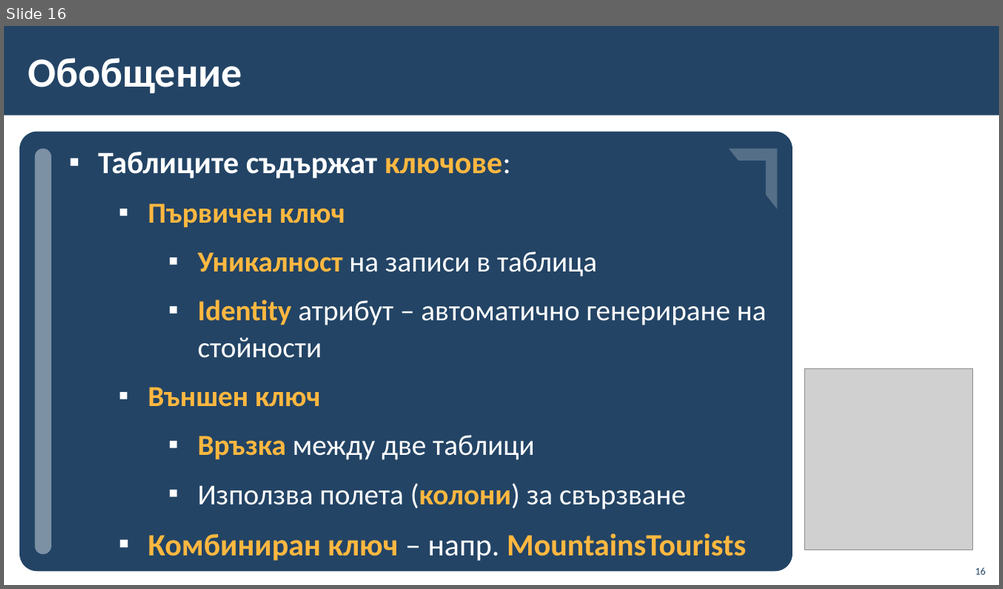
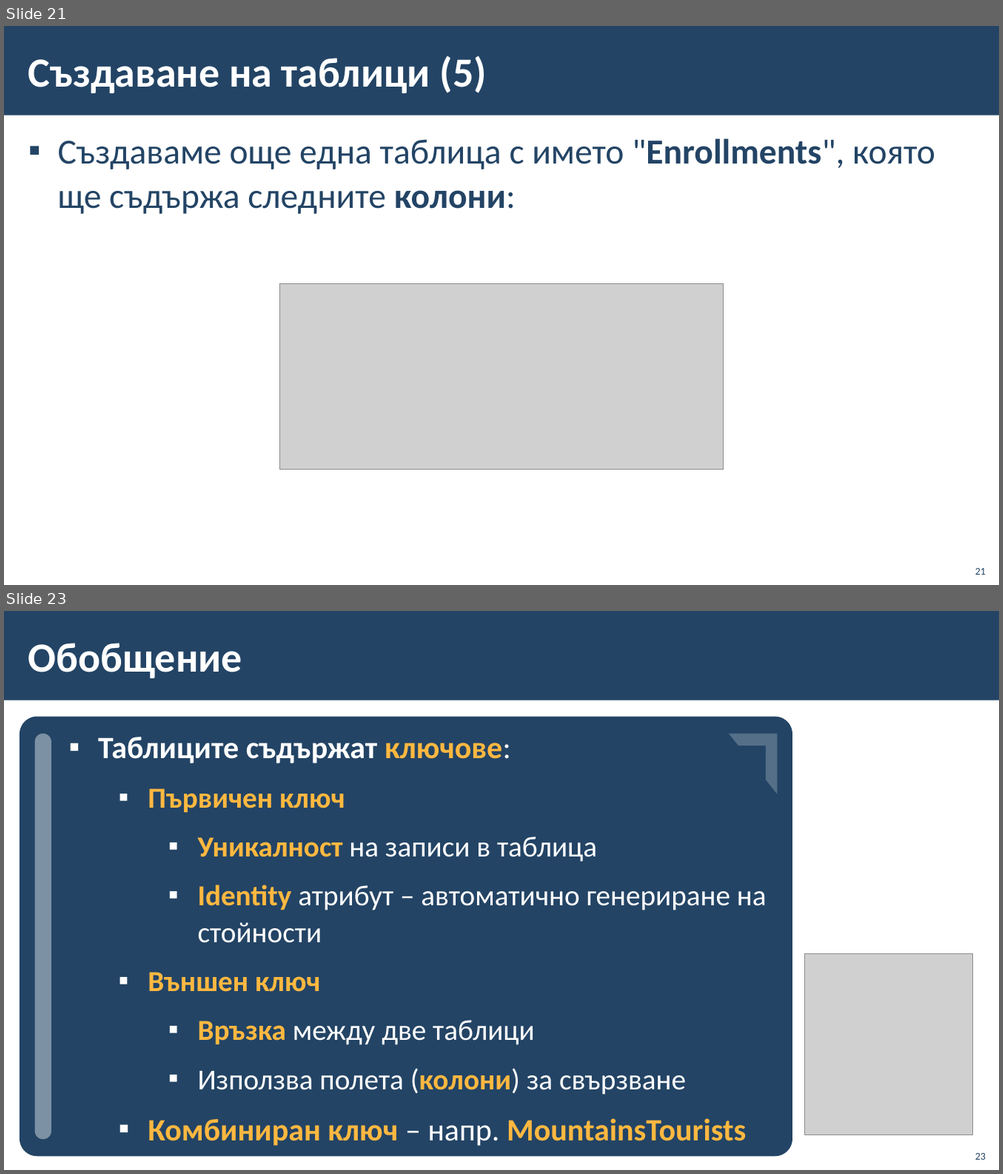
Before and after one commit to BG-IT-Edu/School-Programming, a slide deck: Courses/Software-Sciences/Module-3-Databases-New/07-Modeling-Databases/06-Modeling-Databases.pptx. Shown one above the other, each under a label of ours: slide 16 before the commit, slides 21 and 23 after it; the slides between them are not shown. The pictures are 1003x589 and 1003x1174 pixels, drawn with LibreOffice and Linux fonts; fonts in the diff are those of the drawing; grey boxes stand for pictures; background and template pictures are left out. Boxes give left, top, right and bottom in pixels: in the first picture for what was removed or moved away, otherwise in the second. Text is boxed around its words. In the diff, an @@ line names an element or a change of style, - is before the commit and + after.

```diff
--- a/Courses/Software-Sciences/Module-3-Databases-New/07-Modeling-Databases/06-Modeling-Databases.pptx
+++ b/Courses/Software-Sciences/Module-3-Databases-New/07-Modeling-Databases/06-Modeling-Databases.pptx
@@ slide 21 added at bbox=[4, 26, 999, 585], background #FFFFFF; not listed: 1 template element that a slide beside it also shows @@
@@ title added at bbox=[28, 56, 486, 93], 40 pt, text #FFFFFF, bold @@
+Създаване на таблици (5)
@@ text added at bbox=[58, 138, 935, 214], 34 pt, text #234465 @@
+▪ Създаваме още една таблица с името "Enrollments", която ще съдържа следните колони:
@@ picture added at bbox=[279, 284, 723, 469] @@
@@ page number added at bbox=[975, 568, 985, 575], 10 pt, text #234465 @@
+21
@@ what was slide 16 is now slide 23 @@
@@ page number at bbox=[975, 1153, 985, 1160]: text changed @@
-16
+23
```
Also in this commit, not shown: 2 slides changed, 6 other slides added.
